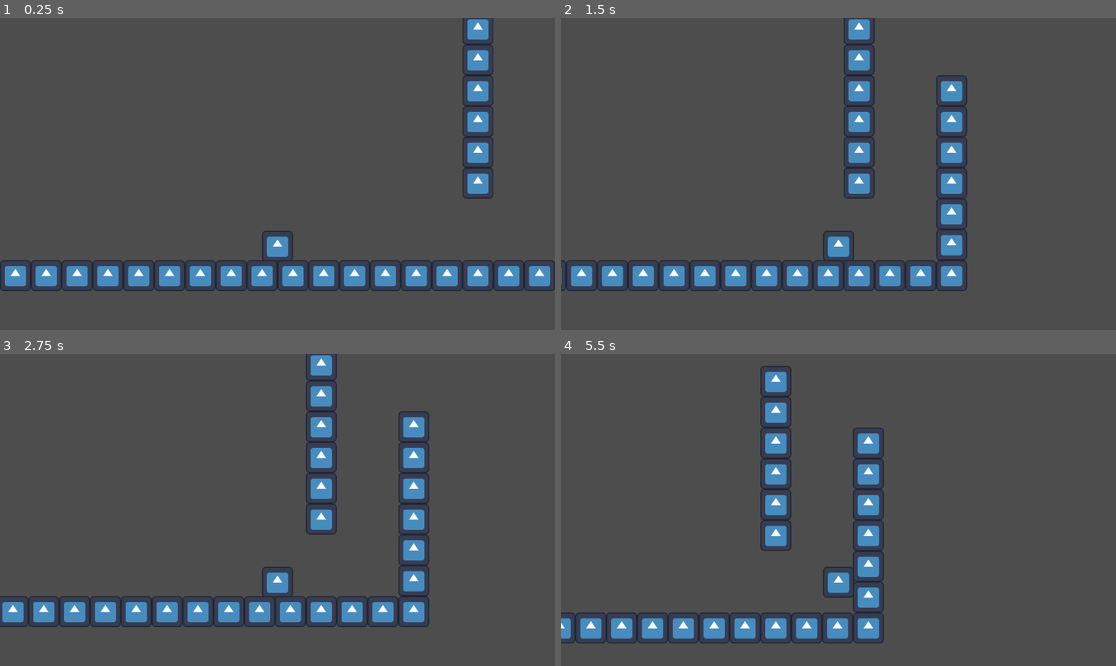
Above: before the commit, frames 1-4 (two rows, left to right).
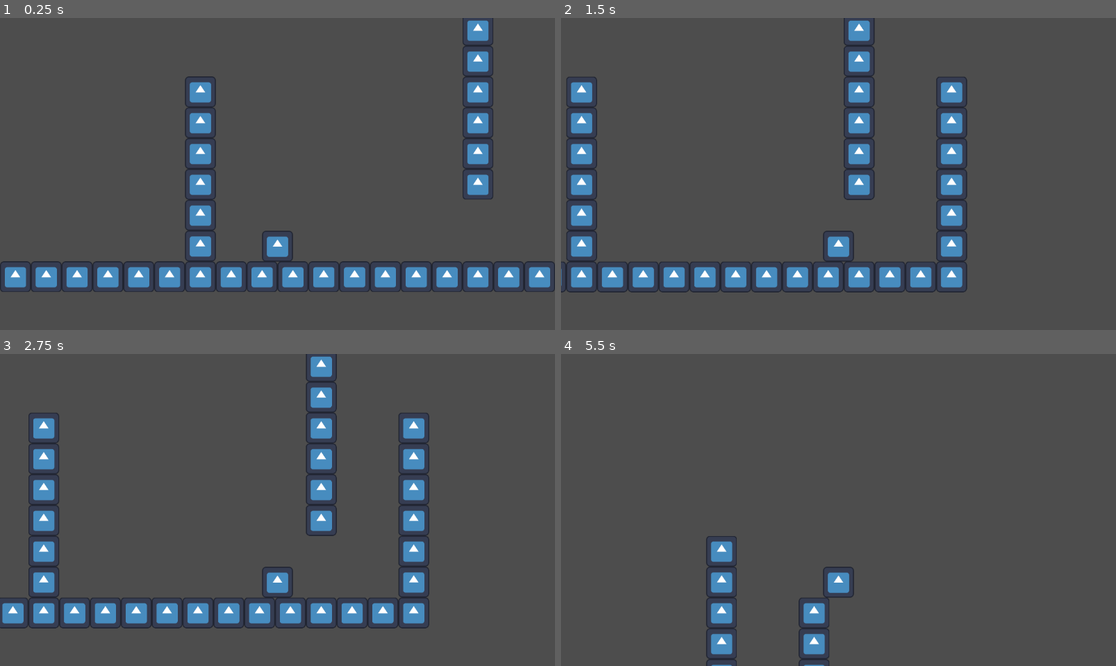
Above: after the commit, the same moments.

Repository: cameroncodings/Game-jam-2024
Game: Godot game, scene res://Scenes/Main.tscn
Same seed, same stepped clock (60 frames per second), same inputs: the game is played once before the commit and once after it. The engine's default icon, where the game draws it, is replaced by a stand-in: a white triangle on a blue panel in a dark square.
Inputs:
- Up to frame 1 (0.25 s): no input
- Up to frame 2 (1.5 s): tap Enter at 0.5 s; hold D (move_right) from 0.53 s (still down); tap W (jump) at 0.6, 0.77, 1.07 s; tap Ctrl (ground_pound) at 1.35 s
- Up to frame 3 (2.75 s): tap W (jump) at 1.52, 1.55, 1.82, 2.1 s; release D (move_right) at 2.03 s; hold A (move_left) from 2.03 s (still down)
- Up to frame 4 (5.5 s): release A (move_left) at 2.78 s; hold D (move_right) 2.78-4.28 s; tap Ctrl (ground_pound) at 2.85, 4.35 s; tap W (jump) at 3.02, 3.05, 3.32, 3.6, 3.77, 4.07, 4.52, 4.55, 4.82, 5.1 s; hold A (move_left) 4.28-5.03 s; hold D (move_right) from 5.03 s (still down)

The runs differ from the first frame. In frame 1, 4.5% of the frame differs, in the area x 0-100%, y 0-88%; in frame 2, 4.5%; in frame 3, 4.6%; in frame 4, 9.0%, in the area x 0-59%, y 3-100%.

Commit message:
Wall_jump

Diff:
--- a/Scenes/Main.tscn
+++ b/Scenes/Main.tscn
@@ -23,4 +23,4 @@
 [node name="TileMap" type="TileMap" parent="."]
 tile_set = SubResource("TileSet_jq1gc")
 format = 2
-layer_0/tile_data = PackedInt32Array(65536, 0, 0, 65537, 0,  …(364 unchanged characters)… 7674, 0, 0, -393210, 0, 0, -458746, 0, 0)
+layer_0/tile_data = PackedInt32Array(65536, 0, 0, 65537, 0,  …(364 unchanged characters)… 7674, 0, 0, -393210, 0, 0, -458746, 0, 0, 65533, 0, 0, -3, 0, 0, -65539, 0, 0, -131075, 0, 0, -196611, 0, 0, -262147, 0, 0)
--- a/Scenes/Player.tscn
+++ b/Scenes/Player.tscn
@@ -9,13 +9,13 @@
 [ext_resource type="Script" path="res://Scripts/Ground_pound.gd" id="7_5mcih"]
 
 [sub_resource type="RectangleShape2D" id="RectangleShape2D_gpywl"]
-size = Vector2(121, 117)
+size = Vector2(121, 122)
 
 [node name="player" type="CharacterBody2D"]
 script = ExtResource("1_8r85i")
 
 [node name="CollisionShape2D" type="CollisionShape2D" parent="."]
-position = Vector2(-0.5, -0.5)
+position = Vector2(-0.5, 2)
 shape = SubResource("RectangleShape2D_gpywl")
 
 [node name="Sprite2D" type="Sprite2D" parent="."]
@@ -41,3 +41,9 @@
 
 [node name="Ground_pound" type="Node" parent="state_machine"]
 script = ExtResource("7_5mcih")
+
+[node name="right" type="RayCast2D" parent="."]
+target_position = Vector2(67, 0)
+
+[node name="left" type="RayCast2D" parent="."]
+target_position = Vector2(-67, 0)
--- a/Scenes/Wall_jump.gd
+++ b/Scenes/Wall_jump.gd
@@ -17,17 +17,22 @@
 
 
 # Virtual function. Corresponds to the `_physics_process()` callback.
-func physics_update(_delta: float) -> void:
-	pass
+func physics_update(delta: float) -> void:
+	owner.velocity.y += owner.gravity * delta
 
 
 # Virtual function. Called by the state machine upon changing the active state. The `msg` parameter
 # is a dictionary with arbitrary data the state can use to initialize itself.
 func enter(_msg := {}) -> void:
-	pass
+	$Timer.start(0.05)
+
 
 
 # Virtual function. Called by the state machine before changing the active state. Use this function
 # to clean up the state.
 func exit() -> void:
 	pass
+
+
+func _on_timer_timeout():
+	%state_machine.transition_to("Air")
--- a/Scripts/Air.gd
+++ b/Scripts/Air.gd
@@ -34,8 +34,13 @@
 	if Input.is_action_just_pressed("jump") and owner.double_jump == 0 and not owner.is_on_wall():
 		owner.velocity.y = owner.DOUBLE_JUMP
 		owner.double_jump = 1
+	var on_wall_L = owner.left.is_colliding()
+	var on_wall_R = owner.right.is_colliding()
 
-	print(owner.is_on_wall())
-	if owner.is_on_wall() and Input.is_action_just_pressed("jump"):
+	if Input.is_action_just_pressed("jump") and on_wall_L:
 		owner.velocity.y = owner.JUMP_VELOCITY
-		owner.velocity.x = 0
+		owner.velocity.x = owner.wall_jump_pushback
+
+	if Input.is_action_just_pressed("jump") and on_wall_R:
+		owner.velocity.y = owner.JUMP_VELOCITY
+		owner.velocity.x = -owner.wall_jump_pushback
--- a/Scripts/Ground_pound.gd
+++ b/Scripts/Ground_pound.gd
@@ -1,11 +1,12 @@
 extends State
-
 
 func enter(msg := {}) -> void:
 	owner.gravity = 10000
 
 
+
 func physics_update(delta: float) -> void:
+
 	# Horizontal movement.
 	var direction = Input.get_axis("move_left", "move_right")
 	if direction:
@@ -25,6 +26,7 @@
 		else:
 			%state_machine.transition_to("Run")
 
-	if Input.is_action_just_pressed("jump"):
+	if Input.is_action_just_pressed("jump") and owner.cancely == 0:
 		owner.velocity.y = owner.JUMP_VELOCITY
+		owner.cancely = 1
 		%state_machine.transition_to("Air")
--- a/Scripts/Idle.gd
+++ b/Scripts/Idle.gd
@@ -5,7 +5,7 @@
 	owner.gravity = 1500
 	# We must declare all the properties we access through `owner` in the `Player.gd` script.
 	owner.velocity = Vector2.ZERO
-
+	owner.cancely = 0
 
 func update(delta: float) -> void:
 	# If you have platforms that break when standing on them, you need that check for
--- a/Scripts/Player.gd
+++ b/Scripts/Player.gd
@@ -1,11 +1,14 @@
 extends CharacterBody2D
 
-
+@onready var left := $left
+@onready var right := $right
 const SPEED = 400.0
 const JUMP_VELOCITY = -500.0
 const DOUBLE_JUMP = -400.0
+const wall_jump_pushback = 2000
 # Get the gravity from the project settings to be synced with RigidBody nodes.
 var gravity = 1500
 var mini_jump = 0
 var ground_pound = 10000
 var double_jump = 0
+var cancely = 0
--- a/Scripts/Run.gd
+++ b/Scripts/Run.gd
@@ -2,6 +2,7 @@
 
 func enter(_msg := {}) -> void:
 	owner.gravity = 1500
+	owner.cancely = 0
 
 func physics_update(delta: float) -> void:
 	# Notice how we have some code duplication between states. That's inherent to the pattern,
